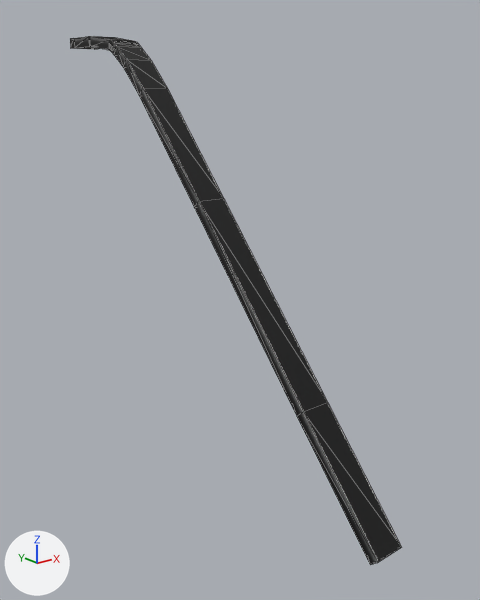
What one commit did to the COLLADA model assets/models/scifi_cube_slope_long/scifi_cube_slope_long.dae.
Both versions are drawn from a 50 mm camera at (-72.8, -147.1, -10.3) aimed at (2.8, -52.5, -48.1). The axes (+X, +Y, +Z) are drawn at lower left. The lights are the same throughout. Mesh edges are drawn as thin lines.
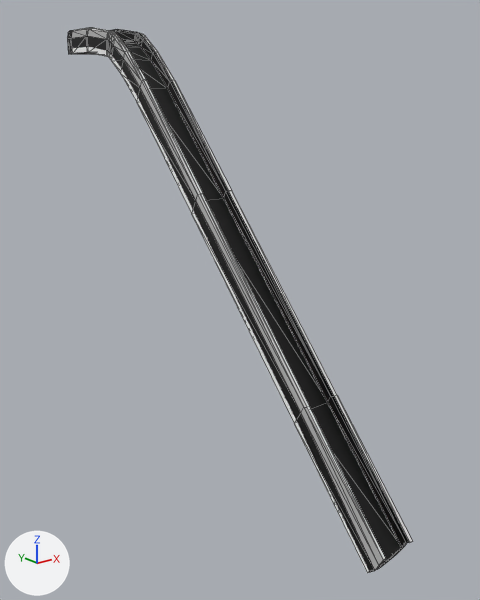
Edits to the bpy script that builds the scene:
```text
Add mat_white:
    mat_white = principled_material('White')
    mat_white.base_color = (0.8, 0.8, 0.8)  # white #e7e7e7
Add mat_black:
    mat_black = principled_material('Black')
    mat_black.base_color = (0.0, 0.0, 0.0)  # black #000000
Change me_cube:
    used by ob_cube; location = (0.0, 0.0, 0.0)
    remove me_cube.from_pydata(...)  # 56 vertices, 108 faces; spans x -2.9..2.9, y -93.5..1.0, z -80.5..1.0
    add me_cube.from_pydata(...)  # 226 vertices, 442 faces; spans x -3.5..3.7, y -94.9..1.0, z -81.7..2.6
    me_cube part 1: 18 vertices moved from x -2.9..2.9, y -74.8..-8.3, z -61.8..-1.0 to x -2.9..2.9, y -76.9..-1.6, z -59.1..2.3; 10 vertices removed from x -2.9..2.9, y -93.5..1.0, z -80.5..-1.0; 180 vertices added at x -3.5..3.7, y -94.9..1.0, z -81.7..2.6
    me_cube part 2: 21 faces spanning x -2.9..2.9, y -76.9..-1.0, z -60.4..2.3 switch from mat_sides (picture img_grid3_png) to mat_black (black #000000)
    add me_cube.materials.append(mat_white)  # white #e7e7e7
```

What differs and where, as boxes (x1, y1, x2, y2) in the pictures (480 x 600 px):
'Cube', reshaped: before (70, 36, 402, 565); after (68, 28, 413, 573)
part 1 of me_cube, built on: before (70, 36, 401, 565); after (68, 28, 413, 573)
part 2 of me_cube, recoloured: before (109, 40, 303, 416); after (114, 31, 331, 401)
